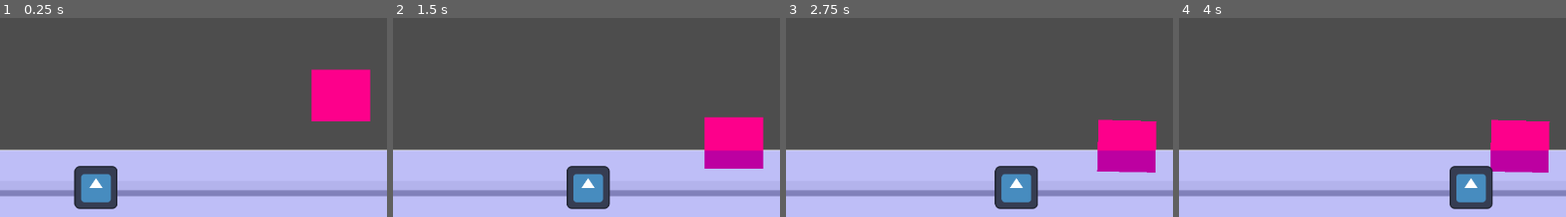
Above: before the commit, frames 1-4 (left to right).
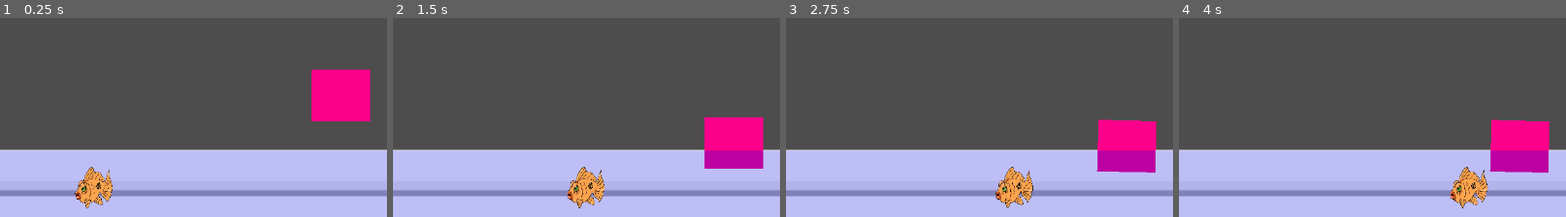
Above: after the commit, the same moments.

Repository: alwod/GGJ2024Project
Game: Godot game, scene res://Scenes/game.tscn
Same seed, same stepped clock (60 frames per second), same inputs: the game is played once before the commit and once after it. The engine's default icon, where the game draws it, is replaced by a stand-in: a white triangle on a blue panel in a dark square.
Inputs:
- Up to frame 1 (0.25 s): no input
- Up to frame 2 (1.5 s): tap Enter (ui_accept) at 0.5, 0.77 s; hold D (fish_move_right) from 0.53 s (still down)
- Up to frame 3 (2.75 s): tap Enter (ui_accept) at 1.52 s; release D (fish_move_right) at 2.03 s; hold A (fish_move_left) from 2.03 s (still down)
- Up to frame 4 (4 s): release A (fish_move_left) at 2.78 s; hold D (fish_move_right) from 2.78 s (still down); tap Enter (ui_accept) at 3.02, 3.77 s
The pictures show only the part of the screen within x 11-61%, y 11-61%; the shares and areas given below are measured in that part.

The runs differ from the first frame. In frame 1, 2.4% of the frame differs, in the area x 19-31%, y 74-97%; in frame 2, 2.4%; in frame 3, 2.4%; in frame 4, 2.4%.

Commit message:
Added sprite to fish (animation not implemented yet)

Diff:
--- a/ggj2024source/Fish/fish_2.tscn
+++ b/ggj2024source/Fish/fish_2.tscn
@@ -1,10 +1,29 @@
-[gd_scene load_steps=4 format=3 uid="uid://dprtvh6v4tbjh"]
+[gd_scene load_steps=7 format=3 uid="uid://dprtvh6v4tbjh"]
 
 [ext_resource type="Script" path="res://Fish/fish_movement_2.gd" id="1_sviwx"]
-[ext_resource type="Texture2D" uid="uid://clw4ja44vxod1" path="res://icon.svg" id="2_58j56"]
+[ext_resource type="Texture2D" uid="uid://th6o5mgvs5ca" path="res://Fish/Bill_1.png" id="2_uov6w"]
+[ext_resource type="Texture2D" uid="uid://bcp1x3cjmvqqq" path="res://Fish/Bill_2.png" id="3_driry"]
+[ext_resource type="Texture2D" uid="uid://dim016hbyq1c1" path="res://Fish/Bill_3.png" id="4_c6uwm"]
 
 [sub_resource type="RectangleShape2D" id="RectangleShape2D_htts3"]
 size = Vector2(110.93, 124.6)
+
+[sub_resource type="SpriteFrames" id="SpriteFrames_8r0h1"]
+animations = [{
+"frames": [{
+"duration": 1.0,
+"texture": ExtResource("2_uov6w")
+}, {
+"duration": 1.0,
+"texture": ExtResource("3_driry")
+}, {
+"duration": 1.0,
+"texture": ExtResource("4_c6uwm")
+}],
+"loop": true,
+"name": &"move",
+"speed": 5.0
+}]
 
 [node name="Fish" type="CharacterBody2D"]
 script = ExtResource("1_sviwx")
@@ -13,5 +32,10 @@
 position = Vector2(2, 0)
 shape = SubResource("RectangleShape2D_htts3")
 
-[node name="Sprite2D" type="Sprite2D" parent="."]
-texture = ExtResource("2_58j56")
+[node name="AnimatedSprite2D" type="AnimatedSprite2D" parent="."]
+position = Vector2(2, 2.5)
+scale = Vector2(0.132114, 0.171875)
+sprite_frames = SubResource("SpriteFrames_8r0h1")
+animation = &"move"
+frame = 2
+frame_progress = 0.61595
